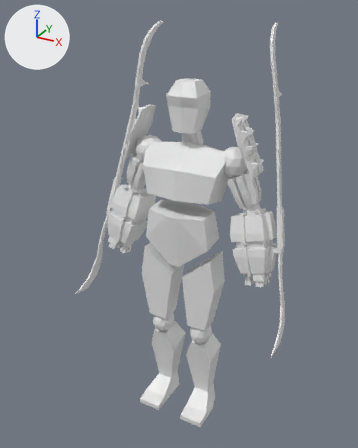
Before and after pictures for a commit that changed the Blender file low_poly_person.blend.
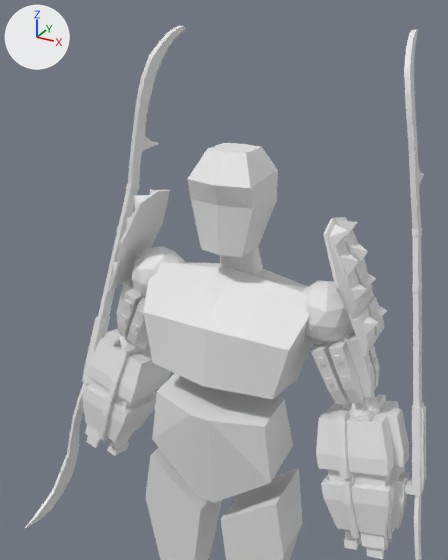
Old and new are each drawn whole from a 50 mm camera at (6.35, -11.82, 12.4) aimed at (-0.34, 0.35, 6.32) and again close up from a 50 mm camera at (3.77, -6.85, 12.27) aimed at (-0.12, 0.22, 8.73). The lights are fixed; the arrows at upper left show +X, +Y and +Z.
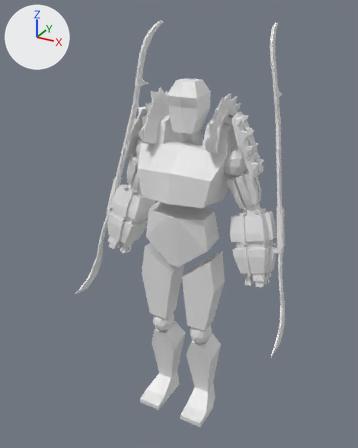
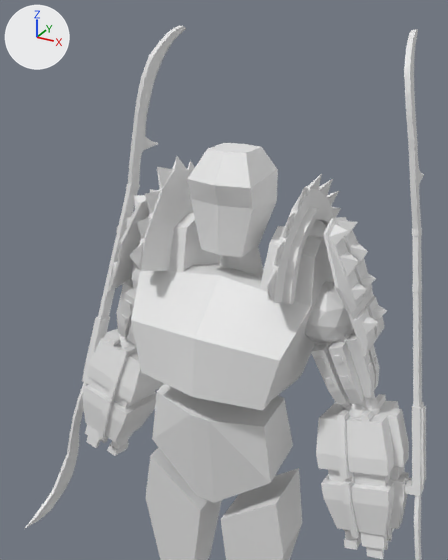
Commit message: Created the armguards for the cyborg.

Where the change shows, as pixel boxes [x1, y1, x2, y2] in the close-ups (448 x 560 px):
'Cube.024', reshaped: before [143, 262, 313, 399]; after [129, 156, 341, 411]
part 1 of me_cube_024, built on: before [143, 262, 309, 399]; after [129, 156, 341, 411]

Diff of the bpy script that builds the scene:
```diff
--- a/low_poly_person.blend.py
+++ b/low_poly_person.blend.py
@@ me_cube_024 @@
 # used by ob_cube_024; location = (0.0, 0.0, 8.02); scale = (0.867, 0.867, 0.867)
-me_cube_024.from_pydata(...)  # 18 vertices, 14 faces; spans x 0.0..1.53, y -0.68..1.03, z -0.87..1.07
+me_cube_024.from_pydata(...)  # 324 vertices, 317 faces; spans x 0.0..1.53, y -1.01..1.75, z -0.87..2.66
+# me_cube_024 part 1: 1 vertex removed from x 0.6, y -0.49, z 0.28; 307 vertices added at x 0.0..1.53, y -1.01..1.75, z -0.87..2.66
```
